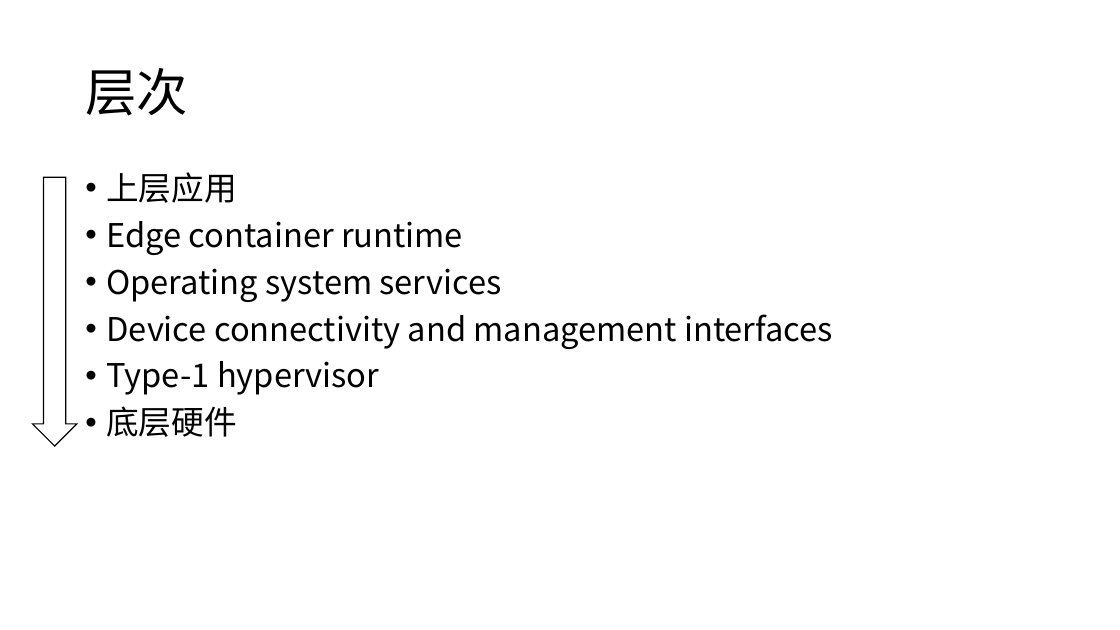
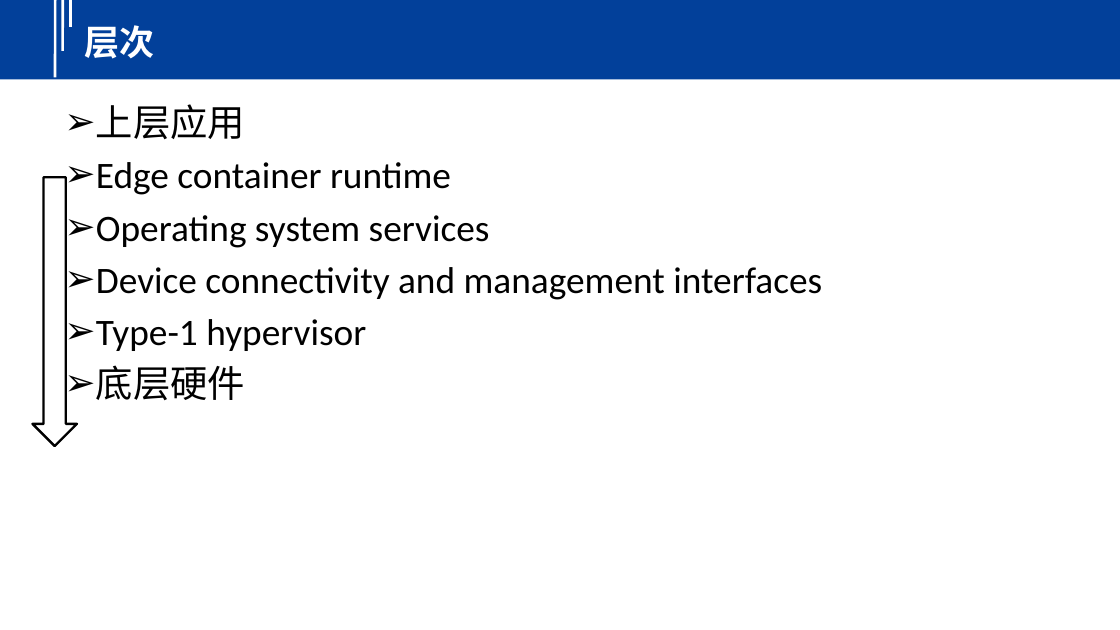
Before and after one commit to yindaheng98/Notebook, a slide deck: slide 3 of 学习笔记/边缘计算/EVE.pptx. Drawn at 1120x630 pixels with LibreOffice and Linux fonts; fonts in the diff are those of the drawing. Boxes give left, top, right and bottom in pixels: in the first picture for what was removed or moved away, otherwise in the second. Text is boxed around its words. In the diff, an @@ line names an element or a change of style, - is before the commit and + after.

```diff
--- a/学习笔记/边缘计算/EVE.pptx
+++ b/学习笔记/边缘计算/EVE.pptx
@@ group added at (0,0,1120,79): 3 lines, 1 rectangle @@
@@ title "层次": place and size @@
-title "层次" at (85,68,188,116)
+title "层次" at (85,25,155,59)
@@ title "层次" at (85,25,155,59): size 44 to 30 pt, text colour #000000 to #FFFFFF, bold on; line spacing 0.9 to 1 @@
@@ text "上层应用": place and size @@
-text "上层应用" at (106,172,833,437)
+text "上层应用" at (96,104,822,400)
@@ text "上层应用" at (96,104,822,400): size 28 to 32 pt, font Noto Sans CJK SC to Calibri; bullet • to ➢; line spacing 0.9 to 1; less space between paragraphs @@
@@ down arrow at (33,177,77,446): outline #000000 1 pt to #000000 2 pt @@
```
Also in this commit, not shown: 14 other slides changed, 2 slides added, 2 slides removed, 6 other files.
